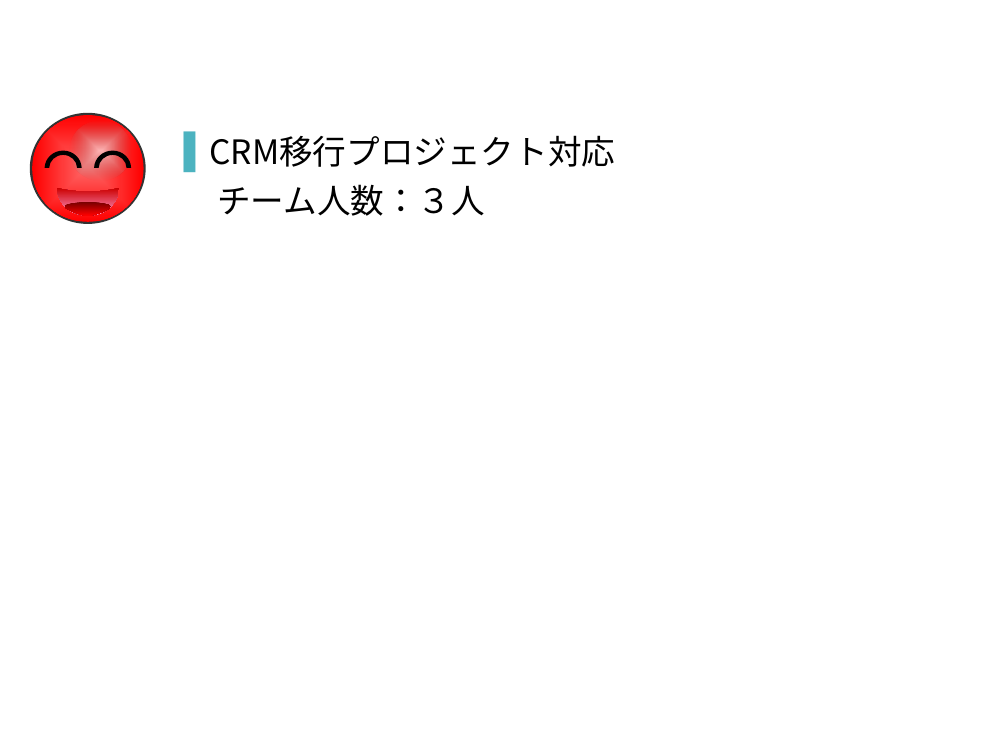
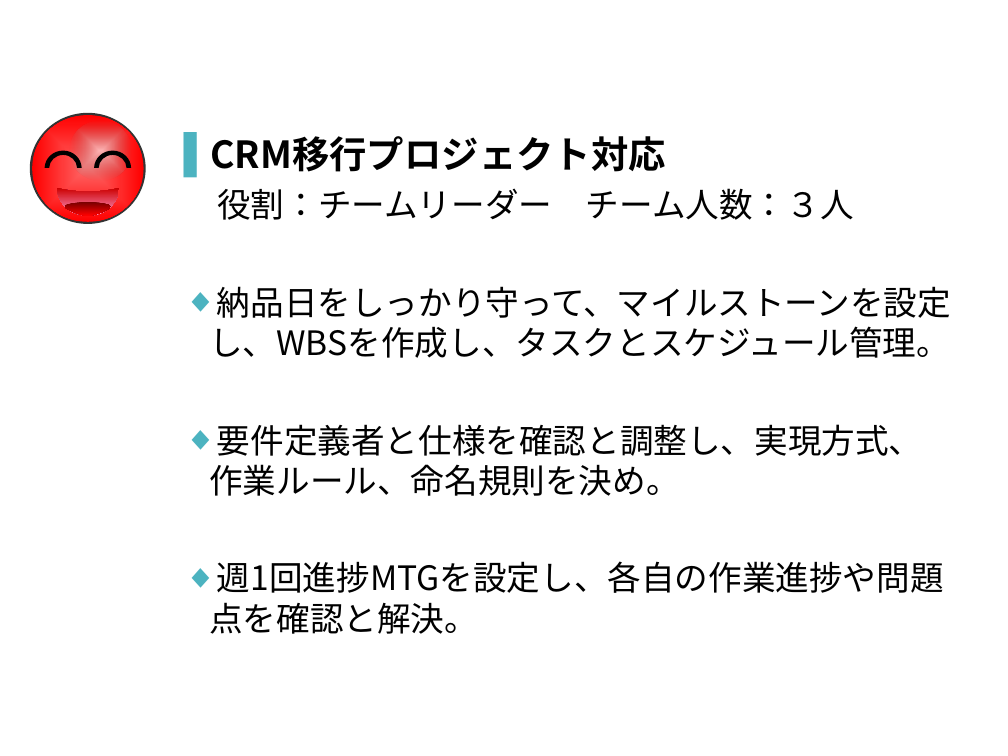
Before and after one commit to milo-bb/test, a slide deck: slide 6 of 昇格プレゼン(徐洋)_new.pptx. Drawn at 1008x756 pixels with LibreOffice and Linux fonts; fonts in the diff are those of the drawing; background and template pictures are left out. Boxes give left, top, right and bottom in pixels: in the first picture for what was removed or moved away, otherwise in the second. Text is boxed around its words. In the diff, an @@ line names an element or a change of style, - is before the commit and + after.

```diff
--- a/昇格プレゼン(徐洋)_new.pptx
+++ b/昇格プレゼン(徐洋)_new.pptx
@@ text at [210,136,666,172]: size 18 to 20 pt, bold on in "CRM移行プロジェクト対応" @@
@@ text at [209,188,951,634]: text changed @@
-チーム人数：３人
+役割：チームリーダー チーム人数：３人
+◆ 納品日をしっかり守って、マイルストーンを設定し、WBSを作成し、タスクとスケジュール管理。
+◆ 要件定義者と仕様を確認と調整し、実現方式、作業ルール、命名規則を決め。
+◆ 週1回進捗MTGを設定し、各自の作業進捗や問題点を確認と解決。
```
Also in this commit, not shown: 6 other slides changed, 2 slides added, 2 slides removed.
